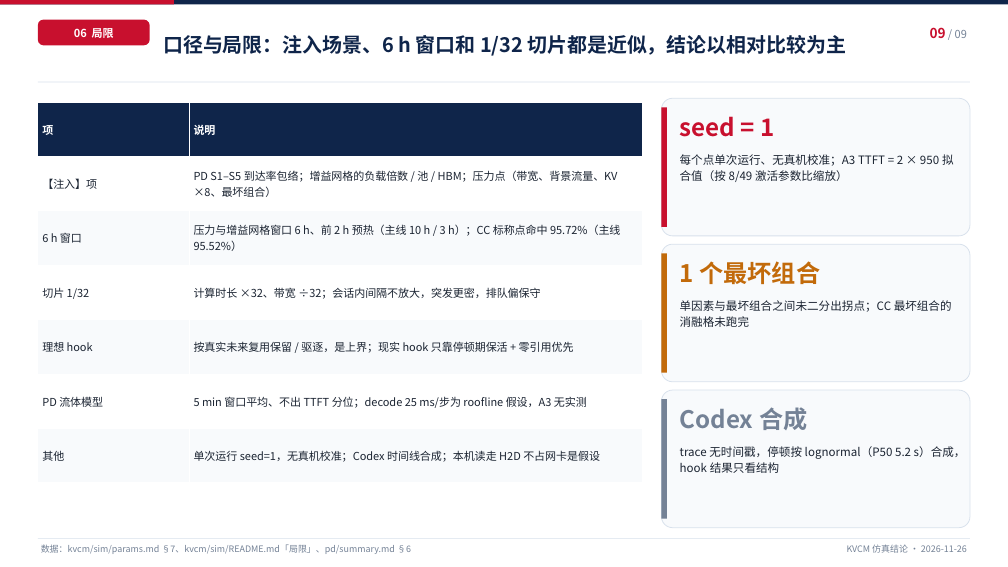
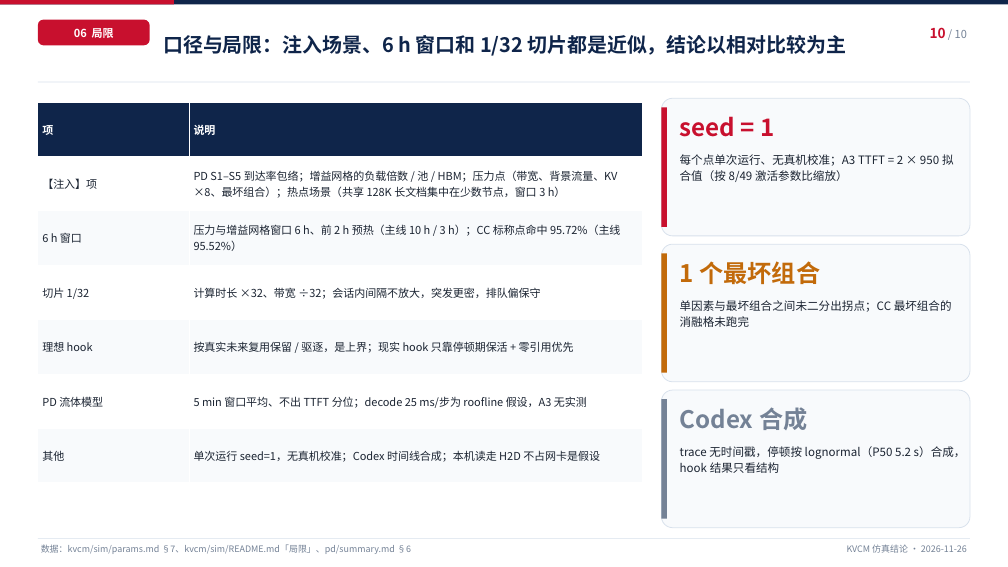
Before and after one commit to 5x8-40/lake, a slide deck: slide 10 of kvcm/report/KVCM-仿真结论-20261126.pptx (slide 9 before the commit). Drawn at 1008x567 pixels with LibreOffice and Linux fonts; fonts in the diff are those of the drawing. Boxes give left, top, right and bottom in pixels: in the first picture for what was removed or moved away, otherwise in the second. Text is boxed around its words. In the diff, an @@ line names an element or a change of style, - is before the commit and + after.

```diff
--- a/kvcm/report/KVCM-仿真结论-20261126.pptx
+++ b/kvcm/report/KVCM-仿真结论-20261126.pptx
@@ text at [930,27,967,38]: text changed @@
-09 / 09
+10 / 10
@@ table at [38,102,643,483] @@
-row 2, column 2: PD S1–S5 到达率包络；增益网格的负载倍数 / 池 / HBM；压力点（带宽、背景流量、KV ×8、最坏组合）
+row 2, column 2: PD S1–S5 到达率包络；增益网格的负载倍数 / 池 / HBM；压力点（带宽、背景流量、KV ×8、最坏组合）；热点场景（共享 128K 长文档集中在少数节点，窗口 3 h）
```
Also in this commit, not shown: 8 other slides changed, 1 slide added, 1 other file.
